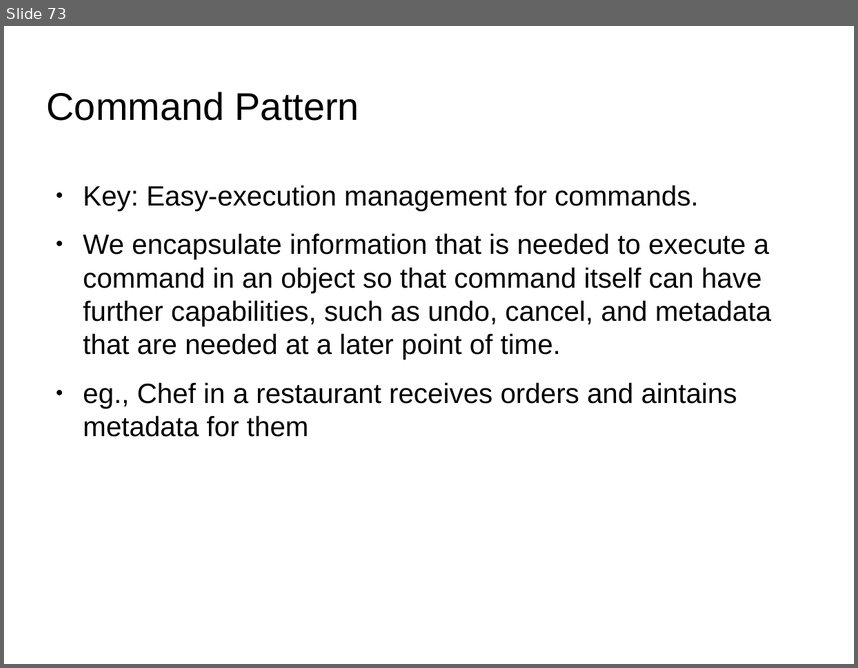
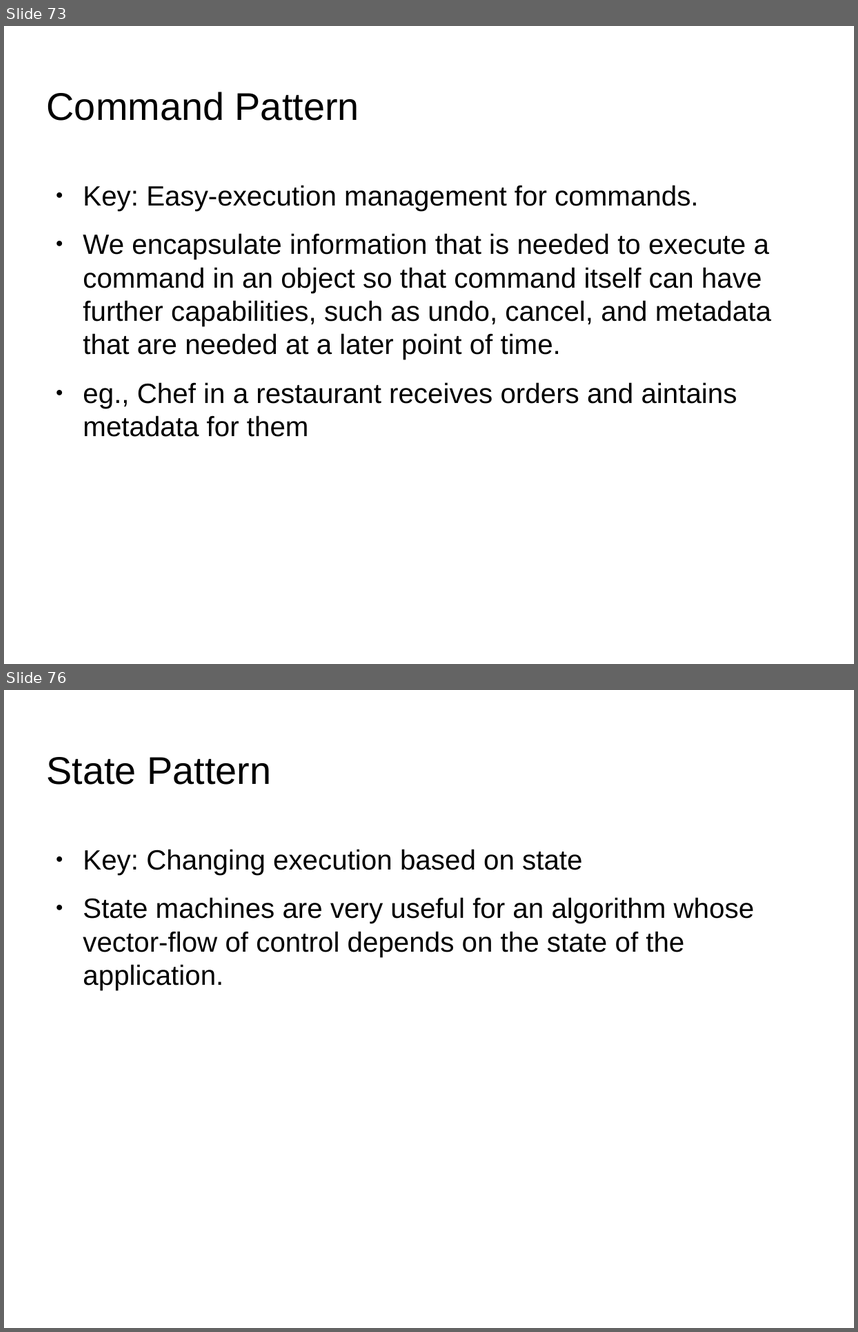
Before and after one commit to shikha-desai/Internship_PreWork, a slide deck: Python/Python_Notes.odp. Shown one above the other, each under a label of ours: slide 73 before the commit, slides 73 and 76 after it; the slides between them are not shown. The pictures are 858x668 and 858x1332 pixels, drawn with LibreOffice and Linux fonts; fonts in the diff are those of the drawing; background and template pictures are left out. Boxes give left, top, right and bottom in pixels: in the first picture for what was removed or moved away, otherwise in the second. Text is boxed around its words. In the diff, an @@ line names an element or a change of style, - is before the commit and + after.

Commit message:
Completed design patterns in Python

```diff
--- a/Python/Python_Notes.odp
+++ b/Python/Python_Notes.odp
@@ slide 76 added at <box>4,690,854,1328</box>, background picture (left out) @@
@@ title added at <box>47,757,271,785</box>, 36 pt, text #000000 @@
+State Pattern
@@ text added at <box>83,849,755,990</box>, 26 pt, text #000000 @@
+● Key: Changing execution based on state
+● State machines are very useful for an algorithm whose vector-flow of control depends on the state of the application.
```
Also in this commit, not shown: 1 slide changed, 2 other slides added, 1 other file.
